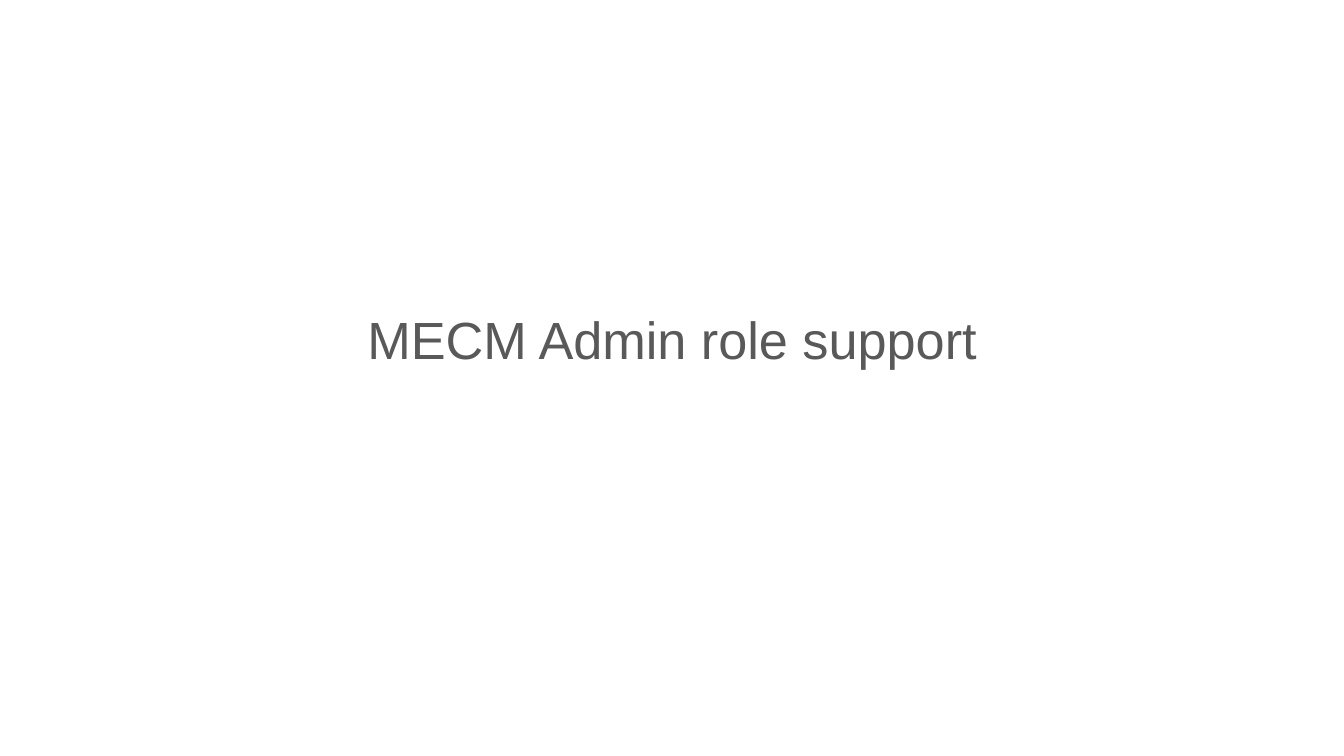
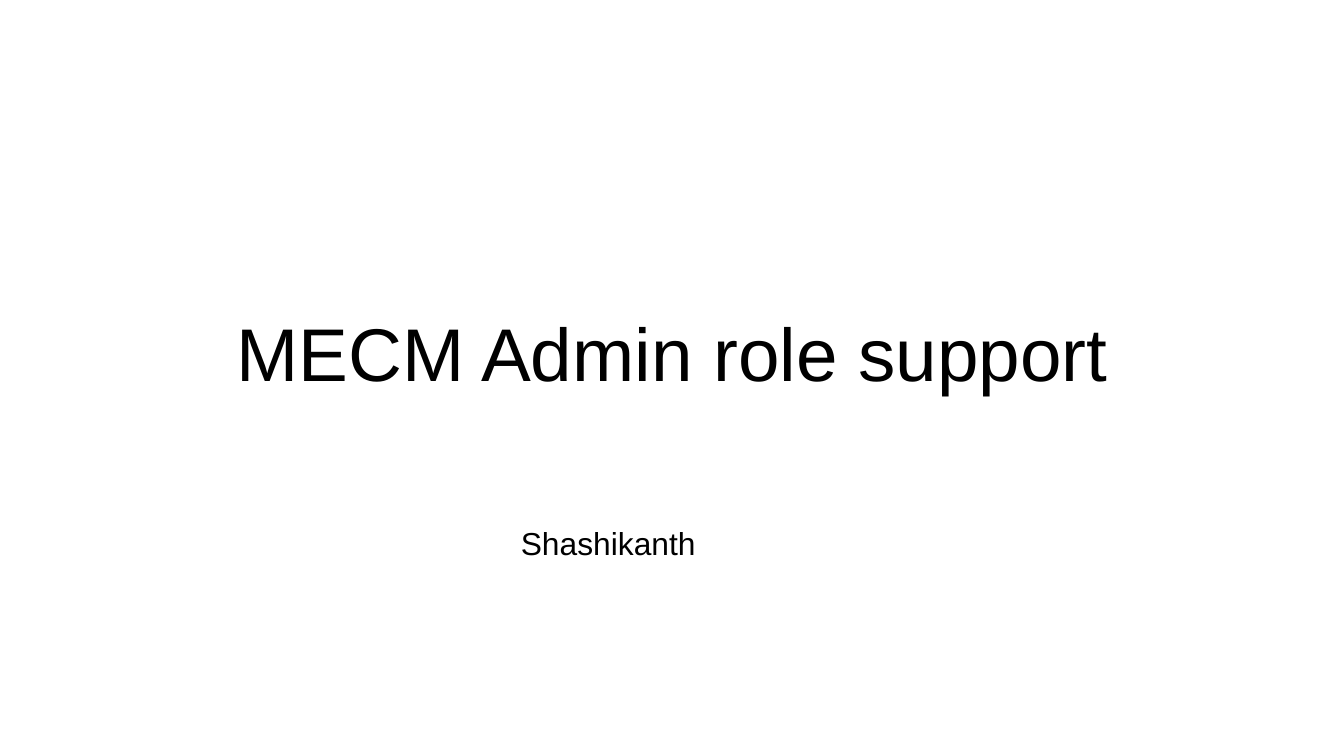
Before and after one commit to EdgeGallery/community, a slide deck: slide 1 of MECM PT/Release V1.1/MECM admin role support.pptx. Drawn at 1344x756 pixels with LibreOffice and Linux fonts; fonts in the diff are those of the drawing. Boxes give left, top, right and bottom in pixels: in the first picture for what was removed or moved away, otherwise in the second. Text is boxed around its words. In the diff, an @@ line names an element or a change of style, - is before the commit and + after.

Commit message:
mecm admin support

```diff
--- a/MECM PT/Release V1.1/MECM admin role support.pptx
+++ b/MECM PT/Release V1.1/MECM admin role support.pptx
@@ subtitle "MECM Admin role support" at (x1=237, y1=327, x2=1107, y2=395): size 28 to 40 pt, text colour #595959 to #000000 @@
@@ text added at (x1=521, y1=532, x2=696, y2=556), 17 pt, text #000000 @@
+Shashikanth
```
Also in this commit, not shown: 6 other slides changed, 4 slides added, 4 slides removed.
